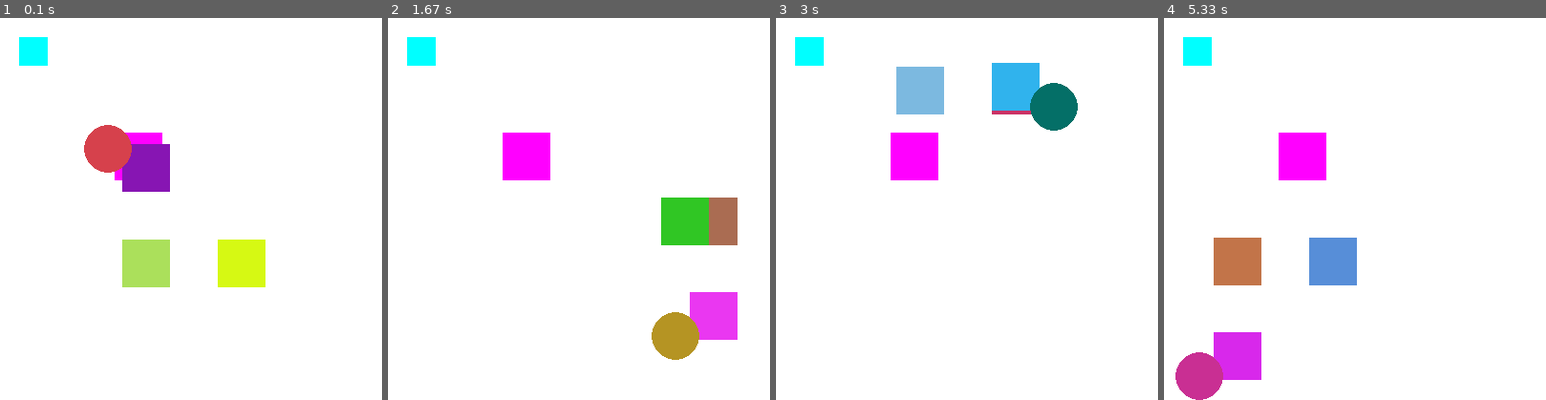
Above: before the commit, frames 1-4 (left to right).
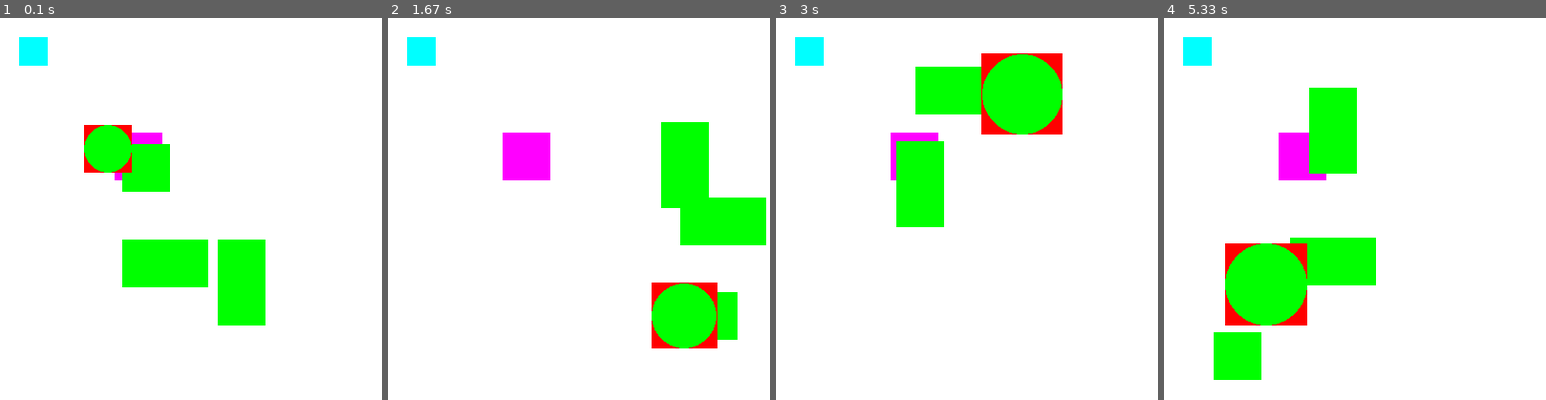
Above: after the commit, the same moments.

Repository: PatrykCiwinski/WSBdzien6
Game: pygame game, started from refactoring_kwadracikow.py
Two runs of this game, one before a commit and one after it. Both use one fixed random seed, a clock stepped at 60 frames per second and the inputs below.
Inputs:
- Up to frame 1 (0.1 s): no input
- Up to frame 2 (1.67 s): no input
- Up to frame 3 (3 s): no input
- Up to frame 4 (5.33 s): no input

The runs differ from the first frame. In frame 1, 8.6% of the frame differs, in the area x 22-70%, y 28-81%; in frame 2, 9.8%; in frame 3, 10%; in frame 4, 13%, in the area x 3-56%, y 18-100%.

Commit message:
minor changes

Diff:
--- a/refactoring_kwadracikow.py
+++ b/refactoring_kwadracikow.py
@@ -1,4 +1,4 @@
-# zmienianie koloru
+# poprawa aby zdrzak koła był taki sam jak rysowane koło
 import random
 import pygame
 pygame.init()
@@ -9,27 +9,18 @@
 window = (SZEROKOSC_OKNA, WYSOKOSC_OKNA)
 screen = pygame.display.set_mode(window)
 background = pygame.Surface(window)
-class PoruszajacySieKwadracik:
+class FizykaOdbijajacegoSieObiektu:
     def __init__(self, x, y):
         self.x = x
         self.y = y
         self.krok_x = 2
         self.krok_y = 3
-        # self.szerokosc = 50
-        # self.wysokosc = 50
-        # self.kolor = (0, 255, 0)
+        if self._czy_ustawiac_wymiary:
+            self.szerokosc = 50
+            self.wysokosc = 50
     @property
-    def kolor(self):
-        return losowy_kolor()
-    @property
-    def szerokosc(self):
-        return 50
-
-    @property
-    def wysokosc(self):
-        return 50
-    def paint(self):
-        pygame.draw.rect(background, self.kolor, (self.x, self.y, self.szerokosc, self.wysokosc))
+    def _czy_ustawiac_wymiary(self):
+        return True
     def update(self):
         self.x += self.krok_x
         if self.x < 0:
@@ -45,17 +36,45 @@
         elif self.y + self.wysokosc > WYSOKOSC_OKNA:
             self.krok_y = -self.krok_y
             self.y = WYSOKOSC_OKNA - self.wysokosc
+class PoruszajacySieKwadracik(FizykaOdbijajacegoSieObiektu):
+    def __init__(self, x, y):
+        super(PoruszajacySieKwadracik, self).__init__(x, y)
+    @property
+    def kolor(self):
+        return (0, 255, 0)
+    def paint(self):
+        pygame.draw.rect(background, self.kolor, (self.x, self.y, self.szerokosc, self.wysokosc))
 class Kolo(PoruszajacySieKwadracik):
+    def __init__(self, x, y):
+        super(Kolo, self).__init__(x, y)
+        self.promien = 25
+        self.krok_zmiany_promienia = 0.1
     def paint(self):
-        pygame.draw.circle(background, self.kolor, (self.x + 25, self.y + 25), 25)
+        pygame.draw.rect(background, (255, 0, 0), (self.x, self.y, self.szerokosc, self.wysokosc))
+        pygame.draw.circle(background, self.kolor, (self.x + self.promien, self.y + self.promien), self.promien)
+    @property
+    def _czy_ustawiac_wymiary(self):
+        return False
+    @property
+    def wysokosc(self):
+        return 2 * self.promien
+    @property
+    def szerokosc(self):
+        return 2 * self.promien
+    def update(self):
+        super(Kolo, self).update()
+        self.promien += self.krok_zmiany_promienia
+        if self.promien > 50:
+            self.krok_zmiany_promienia = -self.krok_zmiany_promienia
+        elif self.promien < 10:
+            self.krok_zmiany_promienia = -self.krok_zmiany_promienia
 def losowy_kolor():
     return (random.randint(0, 255), random.randint(0, 255), random.randint(0, 255))
 obiekty_na_ekranie = [PoruszajacySieKwadracik(120, 220), PoruszajacySieKwadracik(220, 220),
                       PoruszajacySieKwadracik(120, 120),
                       Kolo(80, 100)]
-# obiekty_na_ekranie[0].szerokosc = 90
-# obiekty_na_ekranie[1].wysokosc = 90
-# obiekty_na_ekranie[0].kolor = losowy_kolor()
+obiekty_na_ekranie[0].szerokosc = 90
+obiekty_na_ekranie[1].wysokosc = 90
 def paint():
     pygame.draw.rect(background, (255, 255, 255), (0, 0, *window))
     pygame.draw.rect(background, (0, 255, 255), (20, 20, 30, 30))
